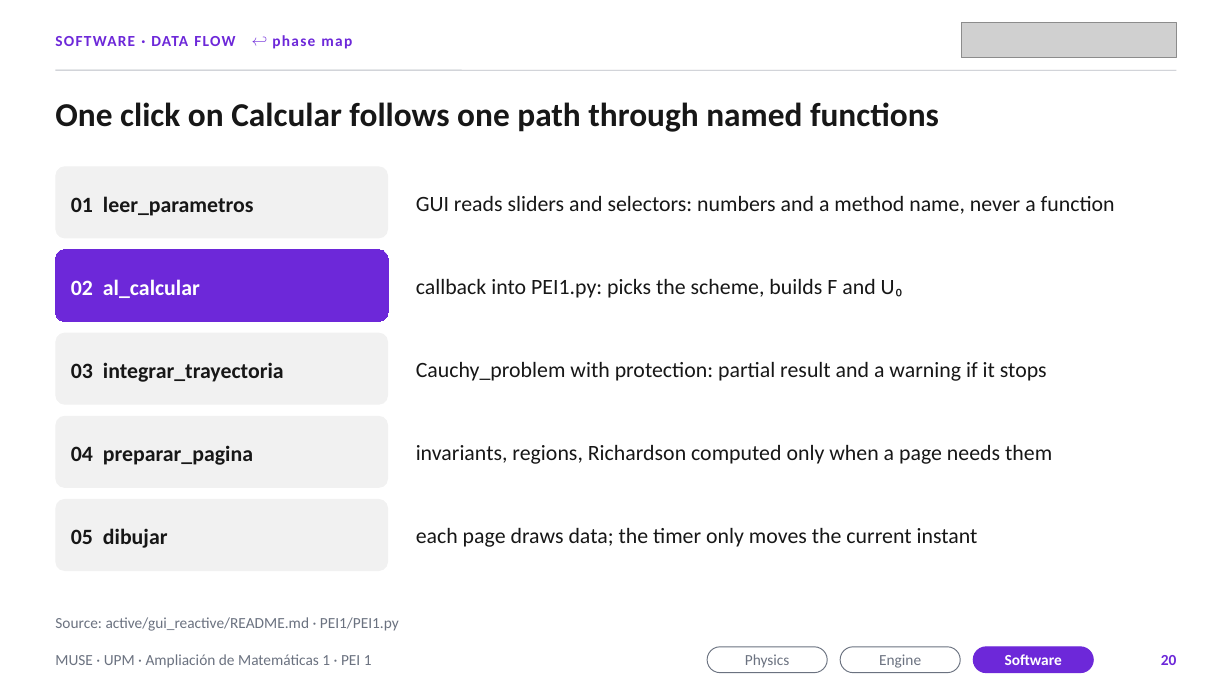
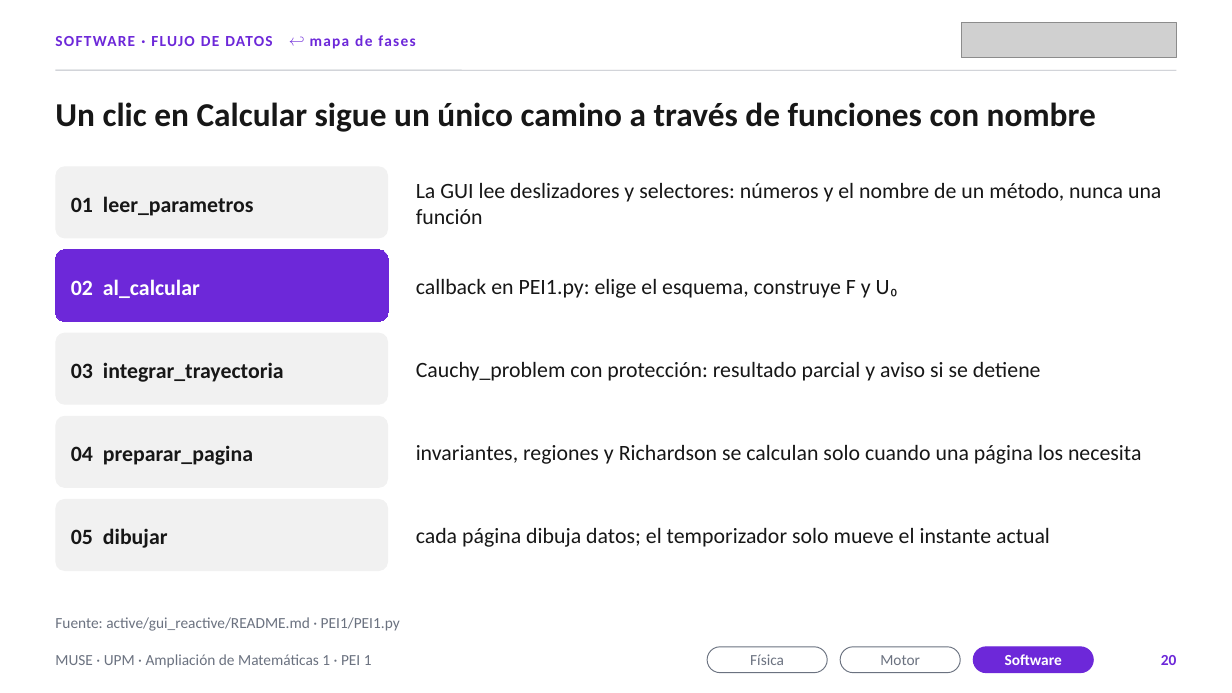
Before and after one commit to MP-19-creator/Grupo3-AmpliacionMatematicas, a slide deck: slide 20 of presentacion/PEI1_final.pptx. Drawn at 1232x693 pixels with LibreOffice and Linux fonts; fonts in the diff are those of the drawing; grey boxes stand for pictures. Boxes give left, top, right and bottom in pixels: in the first picture for what was removed or moved away, otherwise in the second. Text is boxed around its words. In the diff, an @@ line names an element or a change of style, - is before the commit and + after.

```diff
--- a/presentacion/PEI1_final.pptx
+++ b/presentacion/PEI1_final.pptx
@@ text at <box>55,35,415,49</box>: text changed @@
-SOFTWARE · DATA FLOW ↩ phase map
+SOFTWARE · FLUJO DE DATOS ↩ mapa de fases
@@ text at <box>55,102,1096,132</box>: text changed @@
-One click on Calcular follows one path through named functions
+Un clic en Calcular sigue un único camino a través de funciones con nombre
@@ text at <box>416,183,1161,224</box>: text changed @@
-GUI reads sliders and selectors: numbers and a method name, never a function
+La GUI lee deslizadores y selectores: números y el nombre de un método, nunca una función
@@ text at <box>416,279,899,298</box>: text changed @@
-callback into PEI1.py: picks the scheme, builds F and U₀
+callback en PEI1.py: elige el esquema, construye F y U₀
@@ text at <box>416,362,1041,381</box>: text changed @@
-Cauchy_problem with protection: partial result and a warning if it stops
+Cauchy_problem con protección: resultado parcial y aviso si se detiene
@@ text at <box>416,445,1141,464</box>: text changed @@
-invariants, regions, Richardson computed only when a page needs them
+invariantes, regiones y Richardson se calculan solo cuando una página los necesita
@@ text at <box>416,528,1050,547</box>: text changed @@
-each page draws data; the timer only moves the current instant
+cada página dibuja datos; el temporizador solo mueve el instante actual
@@ text at <box>55,617,400,631</box>: text changed @@
-Source: active/gui_reactive/README.md · PEI1/PEI1.py
+Fuente: active/gui_reactive/README.md · PEI1/PEI1.py
@@ text in rounded rectangle at <box>750,654,784,665</box>: text changed @@
-Physics
+Física
@@ text in rounded rectangle at <box>880,655,920,665</box>: text changed @@
-Engine
+Motor
```
Also in this commit, not shown: 30 other slides changed, 10 other files.
